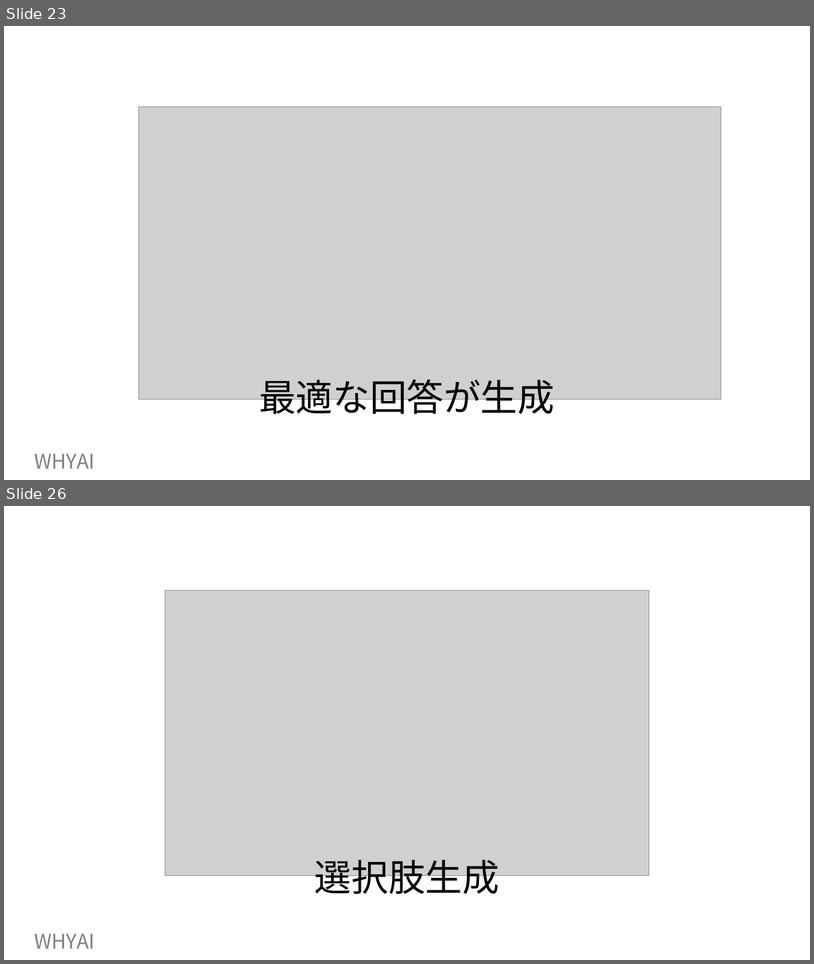
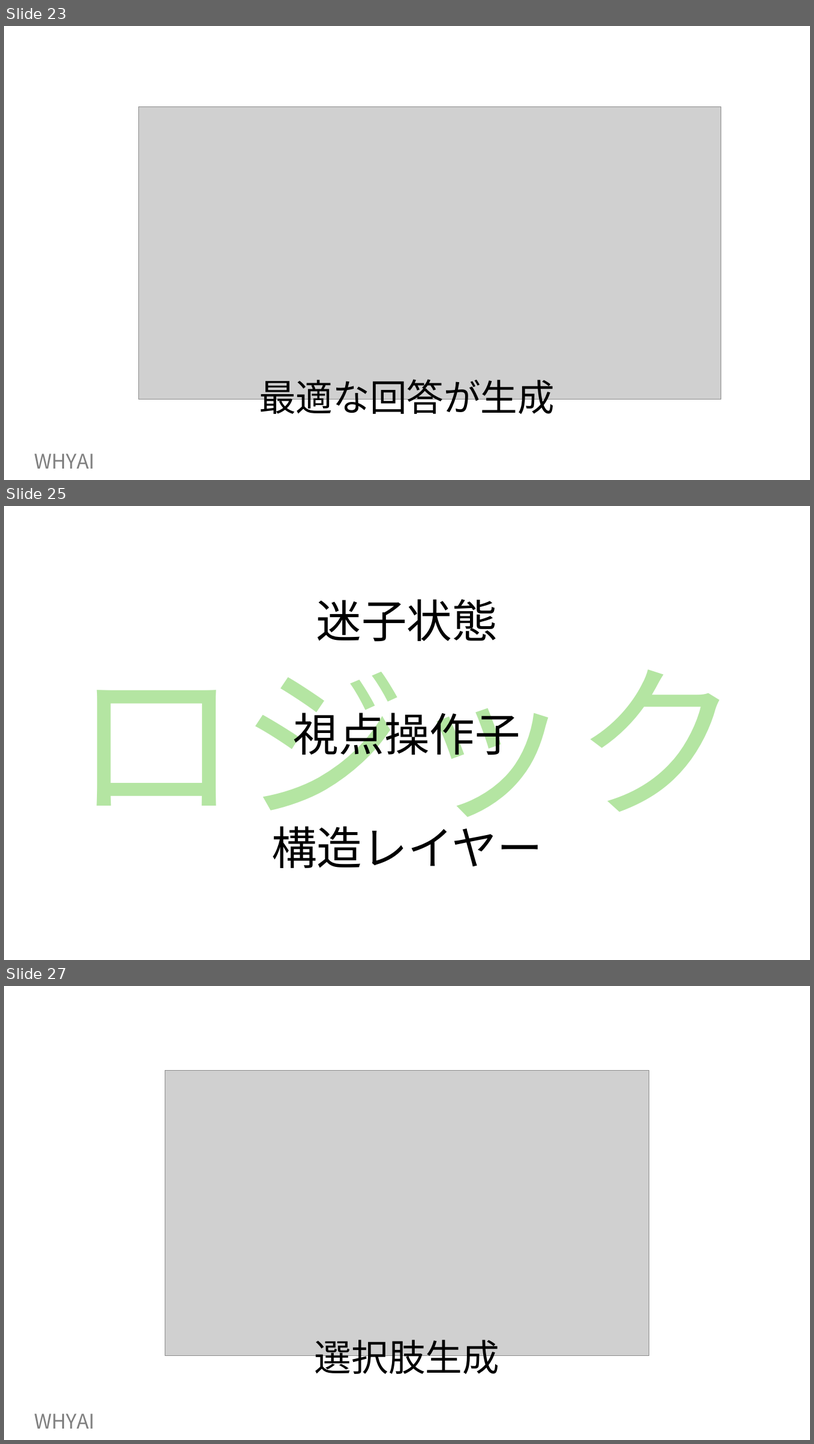
Before and after one commit to ishiomaru/WHYAI, a slide deck: docs/docs-new/WHYAI slide1.pptx. Shown one above the other, each under a label of ours: slides 23 and 26 before the commit, slides 23, 25 and 27 after it; the slides between them are not shown. The pictures are 814x964 and 814x1444 pixels, drawn with LibreOffice and Linux fonts; fonts in the diff are those of the drawing; grey boxes stand for pictures. Boxes give left, top, right and bottom in pixels: in the first picture for what was removed or moved away, otherwise in the second. Text is boxed around its words. In the diff, an @@ line names an element or a change of style, - is before the commit and + after.

```diff
--- a/docs/docs-new/WHYAI slide1.pptx
+++ b/docs/docs-new/WHYAI slide1.pptx
@@ slide 25 added at bbox=[4, 506, 810, 960], background #FFFFFF @@
@@ text added at bbox=[317, 599, 498, 642], 54 pt, text #000000 @@
+迷子状態
@@ text added at bbox=[73, 635, 741, 845], 199 pt, text #B4E5A2 @@
+ロジック
@@ text added at bbox=[294, 705, 521, 762], 54 pt, text #000000 @@
+視点操作子
@@ text added at bbox=[272, 826, 542, 868], 54 pt, text #000000 @@
+構造レイヤー
@@ what was slide 26 is now slide 27 @@
```
Also in this commit, not shown: 2 slides changed, 18 other slides added, 1 slide removed, 2 other files.
